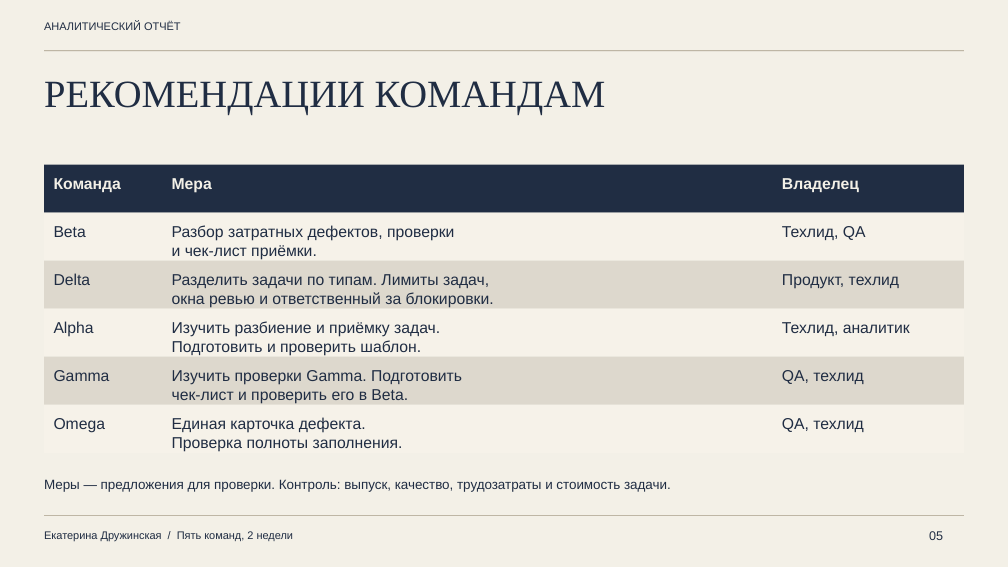
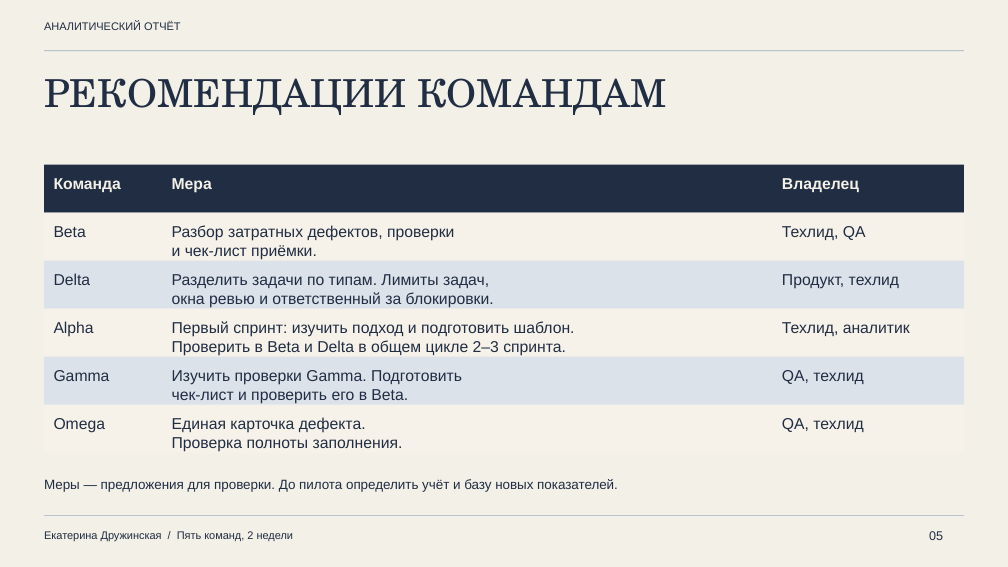
Before and after one commit to druzhinskaia/team-performance-analysis, a slide deck: slide 5 of files/02_presentation.pptx. Drawn at 1008x567 pixels with LibreOffice and Linux fonts; fonts in the diff are those of the drawing. Boxes give left, top, right and bottom in pixels: in the first picture for what was removed or moved away, otherwise in the second. Text is boxed around its words. In the diff, an @@ line names an element or a change of style, - is before the commit and + after.

Commit message:
Согласовать оформление и план пилота во всём комплекте
Применить Georgia/Arial и молочно-синюю палитру в авторских разделах. Уточнить термины, сценарий Beta и управленческий контроль; согласовать общий цикл 2–3 спринта и одинаковые двухнедельные окна. Обновить документы, PDF, веб-просмотры и ZIP. Сохранить исходные области Excel, все 140 формул и числовые результаты.

```diff
--- a/files/02_presentation.pptx
+++ b/files/02_presentation.pptx
@@ rectangle at (44,51,964,51): fill #A29783 to #9AAAC0 @@
@@ text "РЕКОМЕНДАЦИИ КОМАНДАМ" at (44,78,667,115): font Times New Roman to TeX Gyre Schola @@
@@ rectangle at (44,261,964,309): fill #DDD8CD to #DCE2EA @@
@@ text at (172,321,575,356): text changed @@
-Изучить разбиение и приёмку задач.
-Подготовить и проверить шаблон.
+Первый спринт: изучить подход и подготовить шаблон.
+Проверить в Beta и Delta в общем цикле 2–3 спринта.
@@ rectangle at (44,357,964,405): fill #DDD8CD to #DCE2EA @@
@@ text at (44,479,618,492): text changed @@
-Меры — предложения для проверки. Контроль: выпуск, качество, трудозатраты и стоимость задачи.
+Меры — предложения для проверки. До пилота определить учёт и базу новых показателей.
@@ rectangle at (44,515,964,516): fill #A29783 to #9AAAC0 @@
```
Also in this commit, not shown: 6 other slides changed, 21 other files.
